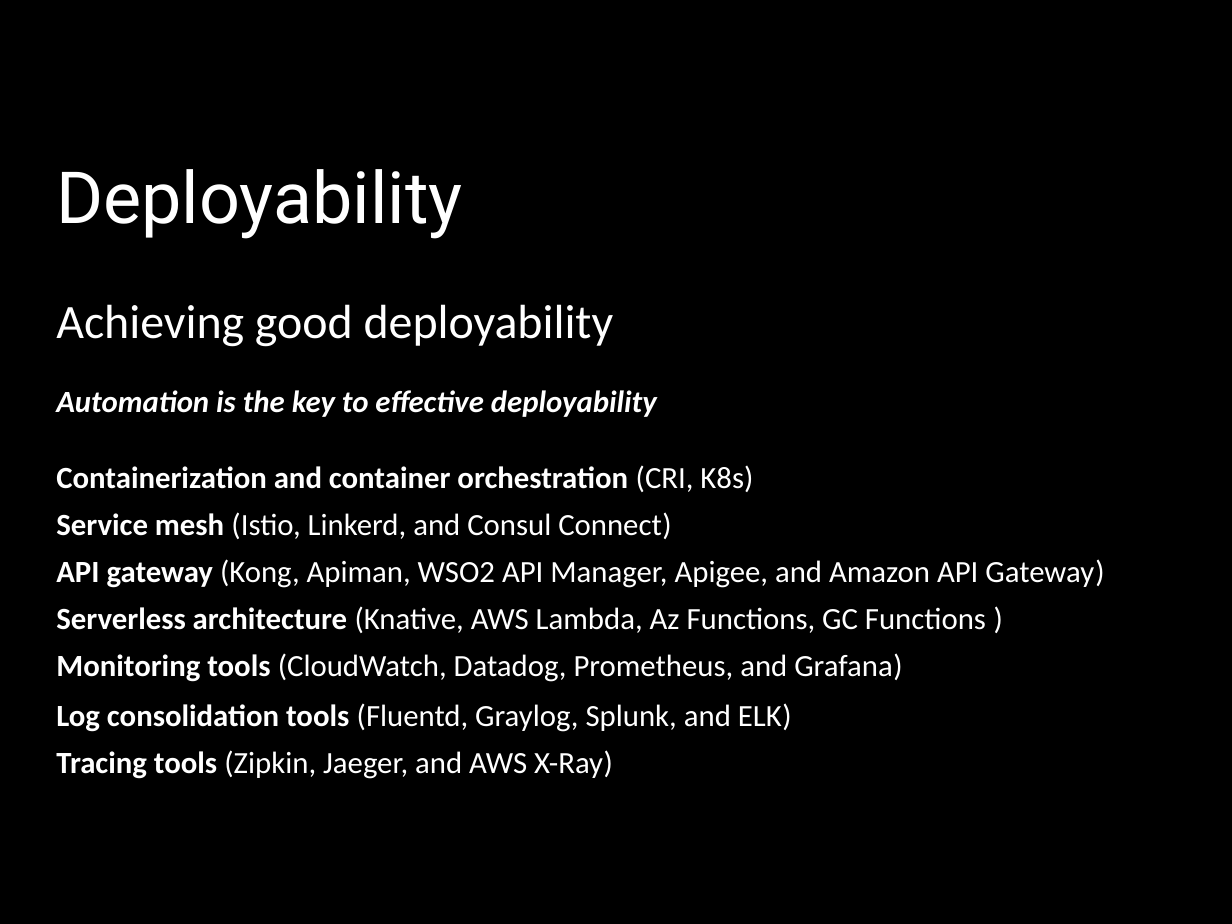
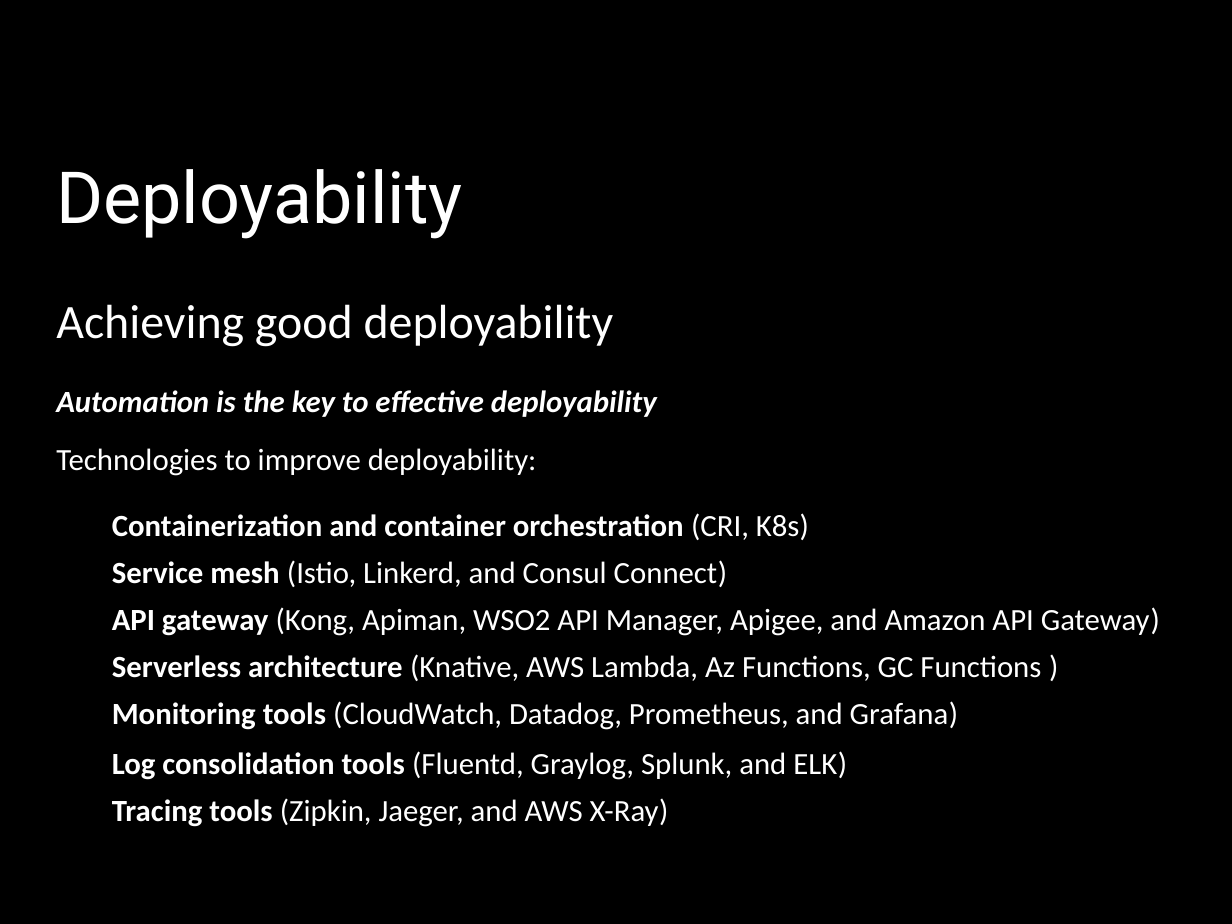
Before and after one commit to FrancoMelandri/SOLID, a slide deck: slide 42 of docs/solid.pptx. Drawn at 1232x924 pixels with LibreOffice and Linux fonts; fonts in the diff are those of the drawing. Boxes give left, top, right and bottom in pixels: in the first picture for what was removed or moved away, otherwise in the second. Text is boxed around its words. In the diff, an @@ line names an element or a change of style, - is before the commit and + after.

```diff
--- a/docs/solid.pptx
+++ b/docs/solid.pptx
@@ text added at box(56, 448, 537, 476), 18 pt, text #FFFFFF @@
+Technologies to improve deployability:
@@ 7 texts: place and size @@
-7 texts at box(56, 465, 1104, 779)
+7 texts at box(112, 513, 1160, 827)
```
Also in this commit, not shown: 2 other slides changed.
